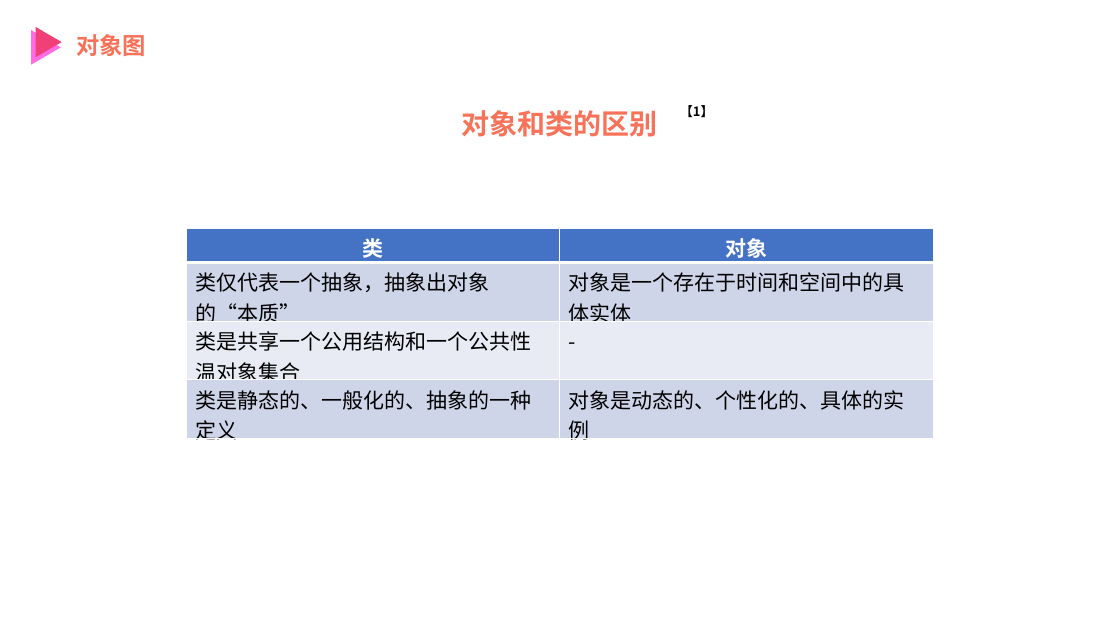
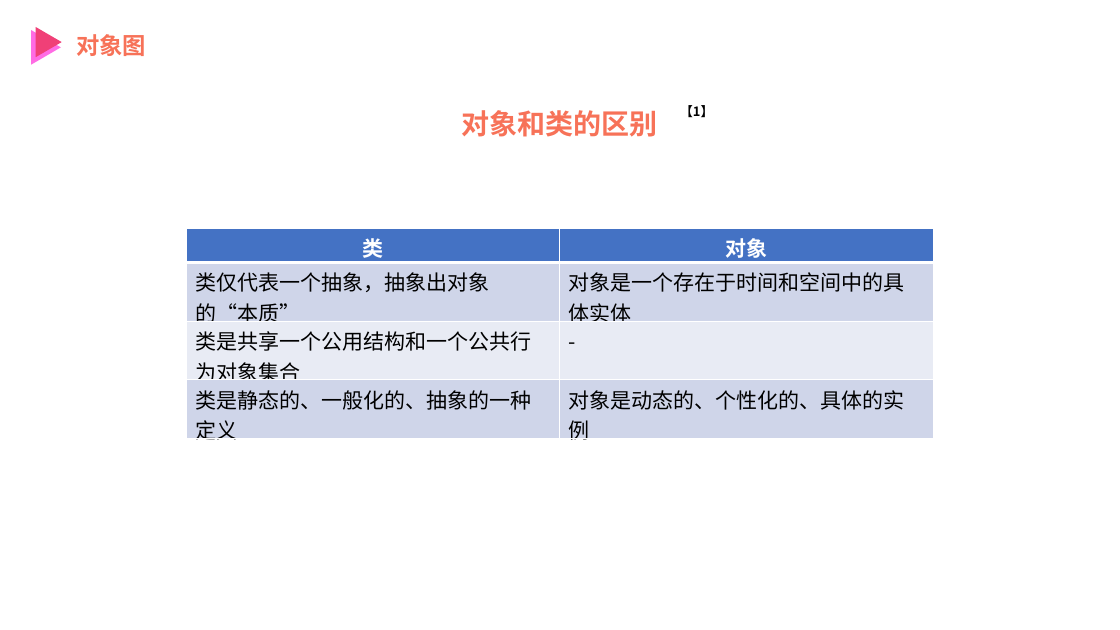
Before and after one commit to PRD2018-G12/SE-Education-Assistant-System, a slide deck: slide 5 of 非受控文档/UML翻转课堂/UML基础III.pptx. Drawn at 1120x630 pixels with LibreOffice and Linux fonts; fonts in the diff are those of the drawing. Boxes give left, top, right and bottom in pixels: in the first picture for what was removed or moved away, otherwise in the second. Text is boxed around its words. In the diff, an @@ line names an element or a change of style, - is before the commit and + after.

```diff
--- a/非受控文档/UML翻转课堂/UML基础III.pptx
+++ b/非受控文档/UML翻转课堂/UML基础III.pptx
@@ table at [187, 229, 933, 448] @@
-row 3, column 1: 类是共享一个公用结构和一个公共性温对象集合
+row 3, column 1: 类是共享一个公用结构和一个公共行为对象集合
```
Also in this commit, not shown: 2 other slides changed.
